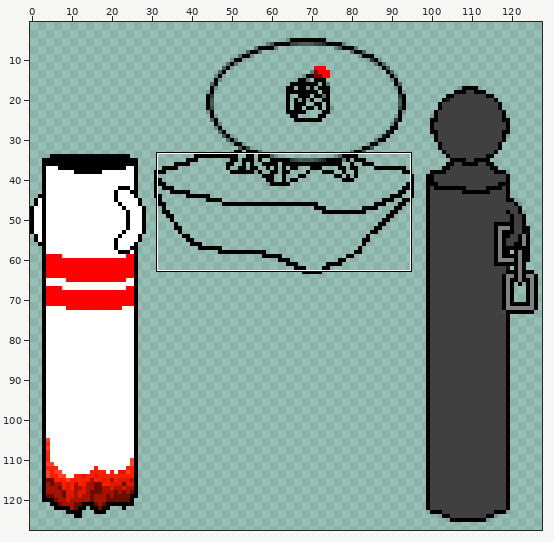
Edited in one commit: sprite sheet (LanParty/Assets/sprites/boss/Antennorg-LordOfFirestarters.png). Above: a wide view before the commit, with the close-up outlined.
Close-up. Old version:
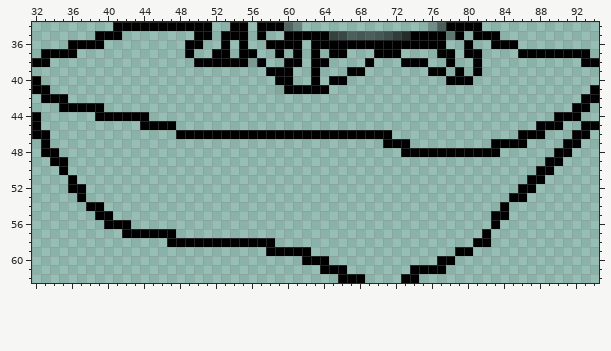
The file is 128x128 pixels. Pixels under 10% opacity are left out. Colours within 5 levels of each other are drawn and written as one. Shown: x 32..94, y 34..62. The wide view leaves out empty margins.
New version:
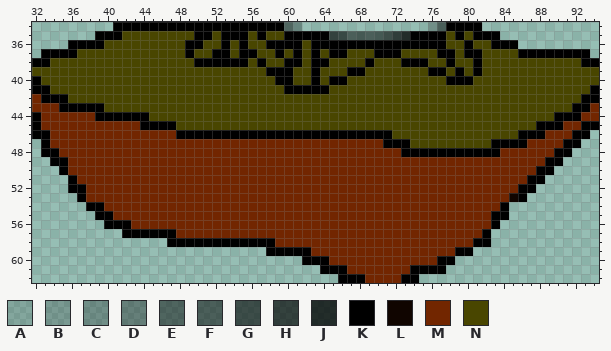
Palette (. is transparent): A #00000020  B #00000030  C #00000040  D #00000054  E #00000078  F #00000080  G #00000097  H #000000a7  J #000000c3  K #000000  L #100500  M #722600  N #494600
From old to new:
Changed rows in their new state; - is an unchanged pixel.
first column x 32:
34 --------------------KK--K--------------------------------------
35 ----------NNNNNNNN--N---N-NN------------------N-N--------------
36 --------NNNNNNNNN--NN-N-NN----N---------------NN-NN------------
37 -----NNNNNNNNNNNN-NN--N--NN-N-N-N--NNN---NNNN--N--NNNN---------
38 --NNNNNNNNNNNNNNNN------N-NN--N--NNNN-NNN---NN-NN-NNNNNNNNNNN--
39 NNNNNNNNNNNNNNNNNNNNNNNNNN---NN-NNN--NNNNNNN--N-N-NNNNNNNNNNNNN
40 -NNNNNNNNNNNNNNNNNNNNNNNNNN--NN-N--NNNNNNNNNNN---NNNNNNNNNNNNNN
41 --NNNNNNNNNNNNNNNNNNNNNNNNNN-----NNNNNNNNNNNNNNNNNNNNNNNNNNNNN-
42 M---NNNNNNNNNNNNNNNNNNNNNNNNNNNNNNNNNNNNNNNNNNNNNNNNNNNNNNNNN--
43 MMM-----NNNNNNNNNNNNNNNNNNNNNNNNNNNNNNNNNNNNNNNNNNNNNNNNNNNN--M
44 -MMMMMM------NNNNNNNNNNNNNNNNNNNNNNNNNNNNNNNNNNNNNNNNNNNNN---MM
45 -MMMMMMMMMMM----NNNNNNNNNNNNNNNNNNNNNNNNNNNNNNNNNNNNNNNN---MM--
46 --MMMMMMMMMMMMMM------------------------NNNNNNNNNNNNNN---MMM---
47 --MMMMMMMMMMMMMMMMMMMMMMMMMMMMMMMMMMMMM---NNNNNNNNN----MMMM----
48 ---MMMMMMMMMMMMMMMMMMMMMMMMMMMMMMMMMMMMMM-----------MMMMMM-----
49 ----MMMMMMMMMMMMMMMMMMMMMMMMMMMMMMMMMMMMMMMMMMMMMMMMMMMMM------
50 ----MMMMMMMMMMMMMMMMMMMMMMMMMMMMMMMMMMMMMMMMMMMMMMMMMMMM-------
51 -----MMMMMMMMMMMMMMMMMMMMMMMMMMMMMMMMMMMMMMMMMMMMMMMMMM--------
52 ------MMMMMMMMMMMMMMMMMMMMMMMMMMMMMMMMMMMMMMMMMMMMMMMM---------
53 ------MMMMMMMMMMMMMMMMMMMMMMMMMMMMMMMMMMMMMMMMMMMMMMML---------
54 --------MMMMMMMMMMMMMMMMMMMMMMMMMMMMMMMMMMMMMMMMMMMM-----------
55 ---------MMMMMMMMMMMMMMMMMMMMMMMMMMMMMMMMMMMMMMMMMM------------
56 -----------MMMMMMMMMMMMMMMMMMMMMMMMMMMMMMMMMMMMMMMM------------
57 ----------------MMMMMMMMMMMMMMMMMMMMMMMMMMMMMMMMMM-------------
58 ---------------------------MMMMMMMMMMMMMMMMMMMMMM--------------
59 -------------------------------MMMMMMMMMMMMMMMM----------------
60 ---------------------------------MMMMMMMMMMMM------------------
61 -----------------------------------MMMMMMM---------------------
62 -------------------------------------MMMM----------------------
Changed places in both close-ups, as pixel boxes (x1, y1, x2, y2):
changed: (32, 22, 599, 283)
